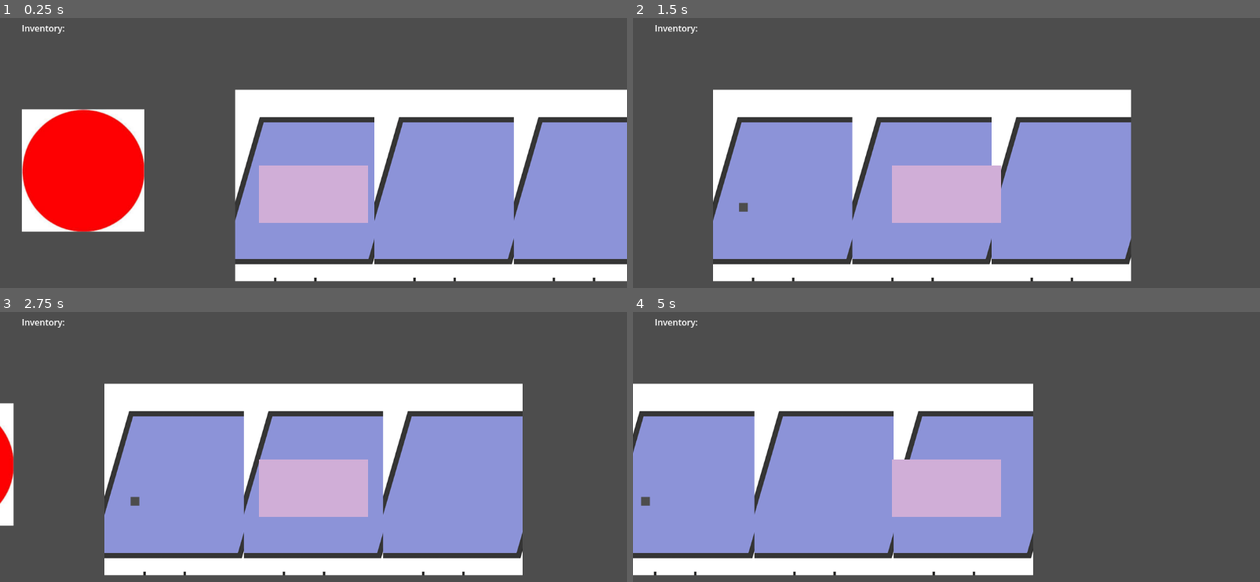
Above: before the commit, frames 1-4 (two rows, left to right).
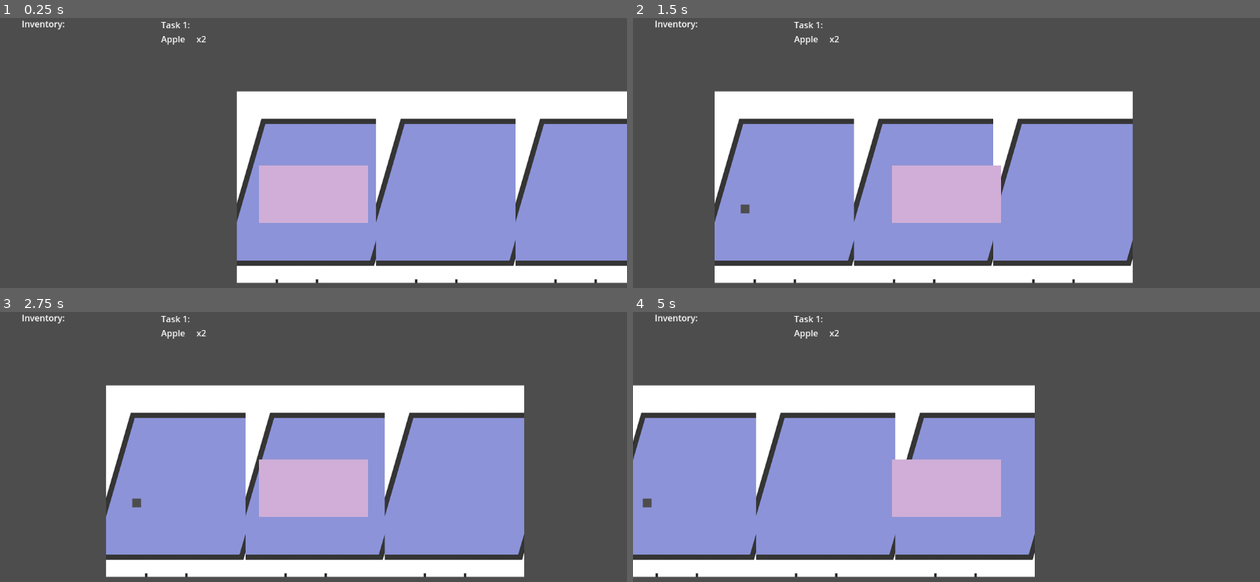
Above: after the commit, the same moments.

Repository: SakthivelanPandy/CamJam2025
Game: Godot game, scene res://scenes/game.tscn
Same seed, same stepped clock (60 frames per second), same inputs: the game is played once before the commit and once after it.
Inputs:
- Up to frame 1 (0.25 s): no input
- Up to frame 2 (1.5 s): tap Enter (ui_accept) at 0.5, 0.77 s; hold Right (ui_right) from 0.53 s (still down)
- Up to frame 3 (2.75 s): tap Enter (ui_accept) at 1.52 s; release Right (ui_right) at 2.03 s; hold Left (ui_left) from 2.03 s (still down)
- Up to frame 4 (5 s): release Left (ui_left) at 2.78 s; hold Right (ui_right) 2.78-4.28 s; tap Enter (ui_accept) at 3.02, 3.77, 4.52 s; hold Left (ui_left) from 4.28 s (still down)

The runs differ from the first frame. In frame 1, 13% of the frame differs, in the area x 3-100%, y 0-99%; in frame 2, 4.8%; in frame 3, 5.9%; in frame 4, 4.3%.

Commit message:
task labels

Diff:
--- a/scenes/Ingredients.gd
+++ b/scenes/Ingredients.gd
@@ -7,17 +7,25 @@
 @export var ingredient_name: String = "Unknown Ingredient"
 @export var ingredient_id: String = "ingredient1"
 
+var target_position: Vector2
+@onready var tween_animation = $Tween
+
 # Called when the node enters the scene tree for the first time.
 func _ready():
 	add_to_group("ingredients")
 	connect("body_entered", Callable(self, "_on_body_encounter"))
+	var tween = create_tween()
 
 
 func _on_body_encounter(body):
 	if body.is_in_group("player"):
 		collected.emit(ingredient_name)  # Notify game manager
+
+
+		target_position = body.position
+		tween_animation.animate_ingredient(self,target_position,1)
+
 		Global.collected_ingredients.append(ingredient_id)
-		queue_free()  # Remove ingredient from scene
 
 
 # Called every frame. 'delta' is the elapsed time since the previous frame.
--- a/scenes/Ingredients.tscn
+++ b/scenes/Ingredients.tscn
@@ -1,6 +1,7 @@
-[gd_scene load_steps=3 format=3 uid="uid://dkhnftgdtkfmk"]
+[gd_scene load_steps=4 format=3 uid="uid://c5wf2v7uasar5"]
 
 [ext_resource type="Script" path="res://scenes/Ingredients.gd" id="1_m4xaw"]
+[ext_resource type="Script" path="res://scripts/ingredients_tween.gd" id="2_xern3"]
 
 [sub_resource type="CircleShape2D" id="CircleShape2D_k20o2"]
 
@@ -9,3 +10,8 @@
 
 [node name="CollisionShape2D" type="CollisionShape2D" parent="."]
 shape = SubResource("CircleShape2D_k20o2")
+
+[node name="Tween" type="Node" parent="."]
+script = ExtResource("2_xern3")
+
+[node name="Sprite2D" type="Sprite2D" parent="."]
--- a/scenes/apple.tscn
+++ b/scenes/apple.tscn
@@ -1,11 +1,11 @@
 [gd_scene load_steps=3 format=3 uid="uid://wknarr7c1ph7"]
 
-[ext_resource type="PackedScene" path="res://scenes/Ingredients.tscn" id="1_2521m"]
-[ext_resource type="Texture2D" uid="uid://oentvjdheu4v" path="res://assets/images.jpeg" id="2_w3t27"]
+[ext_resource type="PackedScene" uid="uid://c5wf2v7uasar5" path="res://scenes/Ingredients.tscn" id="1_2521m"]
+[ext_resource type="Texture2D" uid="uid://bau8l7al2m3gu" path="res://assets/apple.jpeg" id="2_n7lts"]
 
 [node name="Apple" instance=ExtResource("1_2521m")]
 ingredient_name = "apple"
 ingredient_id = "apple1"
 
-[node name="Sprite2D" type="Sprite2D" parent="." index="1"]
-texture = ExtResource("2_w3t27")
+[node name="Sprite2D" parent="." index="2"]
+texture = ExtResource("2_n7lts")
--- a/scenes/game.tscn
+++ b/scenes/game.tscn
@@ -6,6 +6,7 @@
 [ext_resource type="PackedScene" uid="uid://wknarr7c1ph7" path="res://scenes/apple.tscn" id="3_evuhy"]
 [ext_resource type="PackedScene" uid="uid://7pxcubd0ipw1" path="res://scenes/inventory_label.tscn" id="4_0l600"]
 [ext_resource type="PackedScene" uid="uid://ny55m23gad8h" path="res://scenes/house.tscn" id="5_5q3dm"]
+[ext_resource type="PackedScene" uid="uid://ddlqdeajc6poe" path="res://scenes/task_label.tscn" id="6_5m5co"]
 
 [sub_resource type="TileSetAtlasSource" id="TileSetAtlasSource_3d5ie"]
 texture = ExtResource("2_3ym20")
@@ -4521,13 +4522,10 @@
 tile_set = SubResource("TileSet_wk5sn")
 
 [node name="Apple" parent="." instance=ExtResource("3_evuhy")]
-position = Vector2(-423, -43)
-
-[node name="Apple2" parent="." instance=ExtResource("3_evuhy")]
-position = Vector2(-312, 538)
-ingredient_id = "apple2"
+position = Vector2(-854, 138)
 
 [node name="Player" parent="." instance=ExtResource("1_m6tli")]
+position = Vector2(-3, -3)
 
 [node name="Camera2D" type="Camera2D" parent="Player"]
 
@@ -4538,6 +4536,17 @@
 
 [node name="CanvasLayer" type="CanvasLayer" parent="."]
 
+[node name="TaskLabel" parent="CanvasLayer" instance=ExtResource("6_5m5co")]
+offset_left = 296.0
+offset_top = 1.0
+offset_right = 358.0
+offset_bottom = 24.0
+text = "No Task"
+
 [node name="InventoryLabel" parent="CanvasLayer" instance=ExtResource("4_0l600")]
 offset_left = 40.0
+offset_top = -1.0
 offset_right = 115.0
+offset_bottom = 22.0
+
+[connection signal="update_task" from="gameManager" to="CanvasLayer/TaskLabel" method="_on_game_manager_update_task"]
--- a/scenes/game_manager.gd
+++ b/scenes/game_manager.gd
@@ -1,6 +1,7 @@
 extends Node2D
 
 signal inventory_update
+signal update_task
 
 var inventory = Global.inventory
 var to_collect = Global.to_collect
@@ -15,6 +16,8 @@
 			else:
 				ingredient.collected.connect(_on_ingredient_collected)
 
+	assign_task(["Apple","Apple"],1)
+
 func _on_ingredient_collected(ingredient_name):
 	if ingredient_name in inventory:
 		inventory[ingredient_name] = inventory[ingredient_name] + 1
@@ -23,6 +26,17 @@
 	inventory_update.emit()
 	print(inventory)
 
+func assign_task(ingredients:Array[String], number:int) -> void:
+	for i in ingredients:
+		if i in to_collect:
+			to_collect[i] = to_collect[i] + 1
+		else:
+			to_collect[i] = 1
+	Global.current_task = number
+	update_task.emit()
+	print(to_collect)
+
+
 # Called every frame. 'delta' is the elapsed time since the previous frame.
 func _process(delta: float) -> void:
 	pass
--- a/scenes/perfume_house.tscn
+++ b/scenes/perfume_house.tscn
@@ -15,6 +15,10 @@
 [node name="Player" parent="." instance=ExtResource("2_7102m")]
 
 [node name="Camera2D" type="Camera2D" parent="Player"]
+limit_left = -770
+limit_top = -770
+limit_right = 770
+limit_bottom = 770
 
 [node name="Exit" type="Area2D" parent="."]
 script = ExtResource("3_4v2qi")
--- a/scenes/player.tscn
+++ b/scenes/player.tscn
@@ -25,7 +25,14 @@
 
 	if velocity.length() > 0:
 		velocity = velocity.normalized() * SPEED
-		position += velocity * delta
+
+	if get_tree().current_scene.name == \"PerfumeHouse\":
+		if (position + velocity * delta).x > 450 or (position + velocity * delta).x < -450:
+			velocity *= -0.01
+		if (position + velocity * delta).y > 500 or (position + velocity * delta).y < -500:
+			velocity *= -0.01
+
+	position += velocity * delta
 "
 
 [sub_resource type="AtlasTexture" id="AtlasTexture_1tq0w"]
--- /dev/null
+++ b/scenes/task_label.tscn
@@ -0,0 +1,8 @@
+[gd_scene load_steps=2 format=3 uid="uid://ddlqdeajc6poe"]
+
+[ext_resource type="Script" path="res://scripts/task_label.gd" id="1_kq5kc"]
+
+[node name="TaskLabel" type="Label"]
+offset_right = 40.0
+offset_bottom = 23.0
+script = ExtResource("1_kq5kc")
Binary file added: assets/apple.jpeg
Not shown, added: assets/apple.jpeg.import
Not shown: 1 places in scenes/game.tscn that only renumber resources
